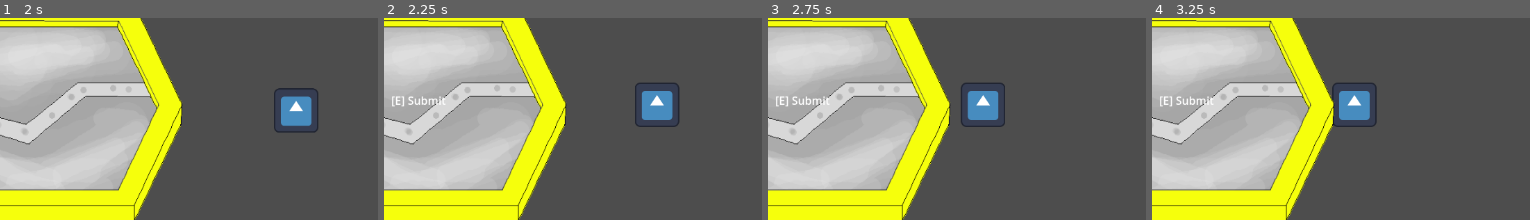
Above: before the commit, frames 1-4 (left to right).
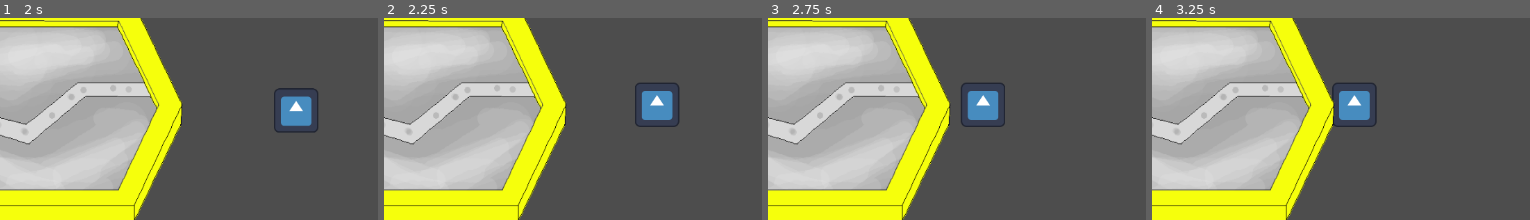
Above: after the commit, the same moments.

Repository: Deihun/Orbit-Lost-in-Space
Game: Godot game, scene res://Player/testing.tscn
Two runs of this game, one before a commit and one after it. Both use one fixed random seed, a clock stepped at 60 frames per second and the inputs below. The engine's default icon, where the game draws it, is replaced by a stand-in: a white triangle on a blue panel in a dark square.
Inputs:
- Up to frame 1 (2 s): tap Enter at 0.5 s; hold E (Interact) 0.53-1.28 s; hold Up (ui_up) from 0.53 s (still down); tap E (Interact) at 1.35 s
- Up to frame 2 (2.25 s): release Up (ui_up) at 2.03 s; hold Left (ui_left) from 2.03 s (still down); hold E (Interact) from 2.03 s (still down)
- Up to frame 3 (2.75 s): keep holding Left (ui_left); keep holding E (Interact)
- Up to frame 4 (3.25 s): keep holding Left (ui_left); release E (Interact) at 2.78 s; tap E (Interact) at 2.85 s
The pictures show only the part of the screen within x 8-58%, y 0-50%; the shares and areas given below are measured in that part.

Frame 1 is identical in both runs. In frame 2, 0.3% of the frame differs, in the area x 2-17%, y 38-45%; in frame 3, 0.3%; in frame 4, 0.3%.

Commit message:
Hitbox changes - Dropbox
Change and refine the hitbox of the dropbox

Diff:
--- a/DropBox/DropBox.tscn
+++ b/DropBox/DropBox.tscn
@@ -1,16 +1,14 @@
-[gd_scene load_steps=6 format=3 uid="uid://do3agr6u61b4u"]
+[gd_scene load_steps=5 format=3 uid="uid://do3agr6u61b4u"]
 
 [ext_resource type="Script" path="res://DropBox/DropBox.gd" id="1_qn0js"]
 [ext_resource type="Texture2D" uid="uid://cdmhmb0ssg4wr" path="res://DropBox/DropBoxTemporary.png" id="2_wq50o"]
 [ext_resource type="PackedScene" uid="uid://cdqsa2sowbeeo" path="res://Interaction/interaction area/InteractionArea.tscn" id="3_t4s61"]
 
-[sub_resource type="RectangleShape2D" id="RectangleShape2D_da8xx"]
-size = Vector2(632, 449)
-
 [sub_resource type="RectangleShape2D" id="RectangleShape2D_ea2xn"]
 size = Vector2(400, 312)
 
 [node name="DropBox" type="Node2D"]
+position = Vector2(300, 209)
 script = ExtResource("1_qn0js")
 
 [node name="Sprite2D" type="Sprite2D" parent="."]
@@ -23,9 +21,9 @@
 action_name = "Submit"
 metadata/_edit_lock_ = true
 
-[node name="CollisionShape2D" type="CollisionShape2D" parent="InteractionArea"]
-position = Vector2(11, -13)
-shape = SubResource("RectangleShape2D_da8xx")
+[node name="CollisionPolygon2D" type="CollisionPolygon2D" parent="InteractionArea"]
+polygon = PackedVector2Array(-188, -14, -188, -4, -125, 151, 144, 148, 211, 12, 141, -148, -108, -151)
+metadata/_edit_lock_ = true
 
 [node name="StaticBody2D" type="StaticBody2D" parent="."]
 position = Vector2(-51, 90)
@@ -34,3 +32,4 @@
 [node name="CollisionShape2D" type="CollisionShape2D" parent="StaticBody2D"]
 position = Vector2(63, -95)
 shape = SubResource("RectangleShape2D_ea2xn")
+metadata/_edit_lock_ = true
--- a/Player/testing.tscn
+++ b/Player/testing.tscn
@@ -11,6 +11,7 @@
 
 [node name="StaticBody2D" parent="." instance=ExtResource("2_iye0m")]
 position = Vector2(1015, 163)
+scale = Vector2(0.998853, 1)
 
 [node name="StaticBody2D2" parent="." instance=ExtResource("2_iye0m")]
 position = Vector2(1017, 369)
